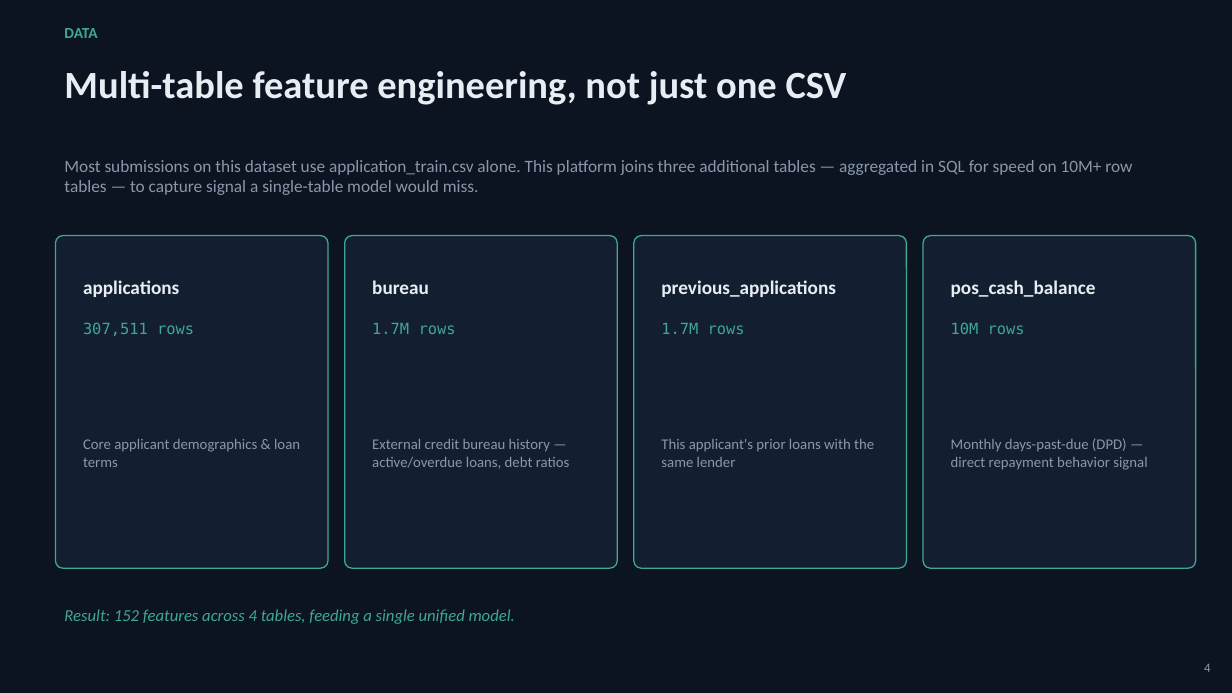
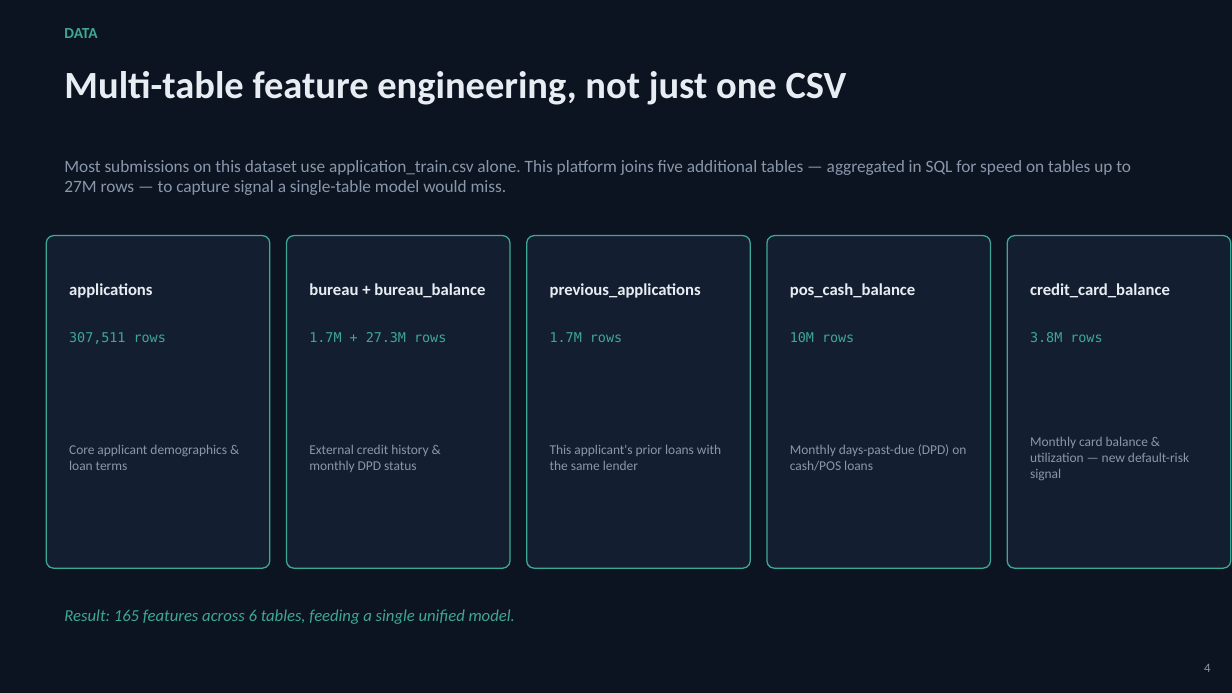
Before and after one commit to malavika-krishna24/credit-risk-platform, a slide deck: slide 4 of documents/Credit_Risk_Platform_Presentation.pptx. Drawn at 1232x693 pixels with LibreOffice and Linux fonts; fonts in the diff are those of the drawing. Boxes give left, top, right and bottom in pixels: in the first picture for what was removed or moved away, otherwise in the second. Text is boxed around its words. In the diff, an @@ line names an element or a change of style, - is before the commit and + after.

```diff
--- a/documents/Credit_Risk_Platform_Presentation.pptx
+++ b/documents/Credit_Risk_Platform_Presentation.pptx
@@ text at <box>64,160,1131,195</box>: text changed @@
-Most submissions on this dataset use application_train.csv alone. This platform joins three additional tables — aggregated in SQL for speed on 10M+ row tables — to capture signal a single-table model would miss.
+Most submissions on this dataset use application_train.csv alone. This platform joins five additional tables — aggregated in SQL for speed on tables up to 27M rows — to capture signal a single-table model would miss.
@@ rounded rectangle: place and size @@
-rounded rectangle at <box>55,236,328,568</box>
+rounded rectangle at <box>46,236,270,568</box>
@@ rounded rectangle: place and size @@
-rounded rectangle at <box>345,236,617,568</box>
+rounded rectangle at <box>287,236,510,568</box>
@@ rounded rectangle added at <box>527,236,750,568</box>, fill #131F30, outline #3FA796 1 pt @@
@@ proportions changed in 4 elements at <box>46,236,270,568</box>, <box>1007,236,1231,568</box>, <box>287,236,510,568</box>, <box>767,236,991,568</box> @@
@@ rounded rectangle: place and size @@
-rounded rectangle at <box>634,236,907,568</box>
+rounded rectangle at <box>767,236,991,568</box>
@@ rounded rectangle: place and size @@
-rounded rectangle at <box>923,236,1196,568</box>
+rounded rectangle at <box>1007,236,1231,568</box>
@@ text "applications": place and size @@
-text "applications" at <box>83,280,179,297</box>
+text "applications" at <box>69,283,152,298</box>
@@ text "previous_applications": place and size @@
-text "previous_applications" at <box>661,280,836,297</box>
+text "previous_applications" at <box>550,283,701,298</box>
@@ size 15 to 13 pt in 3 elements at <box>69,283,152,298</box>, <box>550,283,701,298</box>, <box>790,283,915,298</box> @@
@@ text "pos_cash_balance": place and size @@
-text "pos_cash_balance" at <box>951,280,1096,297</box>
+text "pos_cash_balance" at <box>790,283,915,298</box>
@@ text at <box>309,283,485,298</box>: text changed; size 15 to 13 pt @@
-bureau
+bureau + bureau_balance
@@ text added at <box>1030,283,1170,298</box>, 13 pt, text #E8EDF3, bold @@
+credit_card_balance
@@ text "307,511 rows": place and size @@
-text "307,511 rows" at <box>83,322,194,336</box>
+text "307,511 rows" at <box>69,332,166,344</box>
@@ text "1.7M rows": place and size @@
-text "1.7M rows" at <box>661,323,745,334</box>
+text "1.7M rows" at <box>550,332,622,342</box>
@@ size 12 to 10.5 pt in 3 elements at <box>69,332,166,344</box>, <box>550,332,622,342</box>, <box>790,332,854,342</box> @@
@@ text "10M rows": place and size @@
-text "10M rows" at <box>951,322,1025,334</box>
+text "10M rows" at <box>790,332,854,342</box>
@@ text at <box>309,332,446,342</box>: text changed; size 12 to 10.5 pt @@
-1.7M rows
+1.7M + 27.3M rows
@@ text added at <box>1030,332,1102,342</box>, 10.5 pt, text #3FA796 @@
+3.8M rows
@@ text "Core applicant demographics & loan ...": place and size @@
-text "Core applicant demographics & loan ..." at <box>83,439,300,467</box>
+text "Core applicant demographics & loan ..." at <box>69,444,227,470</box>
@@ text "Core applicant demographics & loan ..." at <box>69,444,227,470</box>: size 11.5 to 10.5 pt @@
@@ text "This applicant's prior loans with ..." at <box>550,444,721,470</box>: size 11.5 to 10.5 pt @@
@@ text "This applicant's prior loans with ...": place and size @@
-text "This applicant's prior loans with ..." at <box>661,439,874,467</box>
+text "This applicant's prior loans with ..." at <box>550,444,721,470</box>
@@ text at <box>309,445,428,472</box>: text changed; size 11.5 to 10.5 pt @@
-External credit bureau history — active/overdue loans, debt ratios
+External credit history & monthly DPD status
@@ text at <box>790,444,966,471</box>: text changed; size 11.5 to 10.5 pt @@
-Monthly days-past-due (DPD) — direct repayment behavior signal
+Monthly days-past-due (DPD) on cash/POS loans
@@ text added at <box>1030,436,1189,480</box>, 10.5 pt, text #8A97AB @@
+Monthly card balance & utilization — new default-risk signal
@@ text at <box>64,609,515,624</box>: text changed @@
-Result: 152 features across 4 tables, feeding a single unified model.
+Result: 165 features across 6 tables, feeding a single unified model.
```
Also in this commit, not shown: 3 other slides changed, 3 other files.
